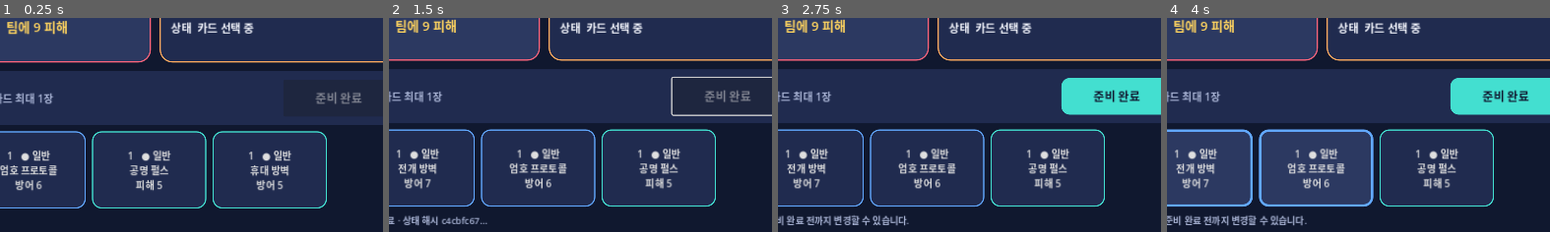
Above: before the commit, frames 1-4 (left to right).
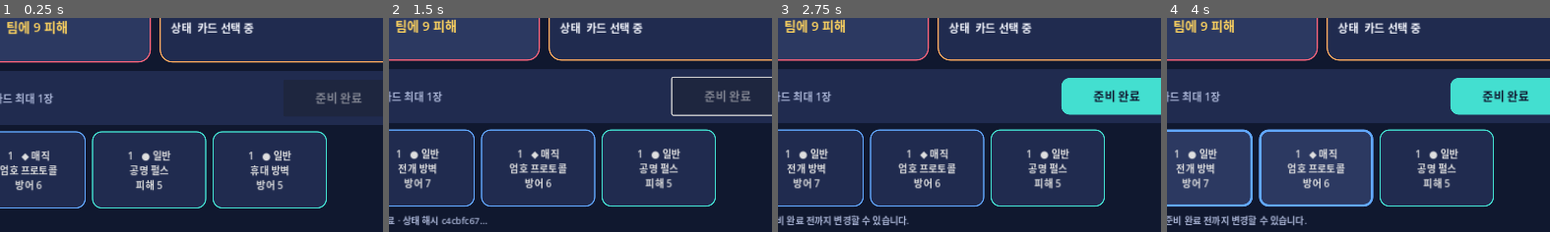
Above: after the commit, the same moments.

Repository: wjdals988/starlinkduo
Game: Godot game, scene res://src/ui/main.tscn
Two runs of this game, one before a commit and one after it. Both use one fixed random seed, a clock stepped at 60 frames per second and the inputs below.
Inputs (mouse positions are % of the whole screen's width and height, from its top left):
- Up to frame 1 (0.25 s): no input
- Up to frame 2 (1.5 s): click "1 ● 일반 궤도 타격 피해 7" at 0.5 s; click "준비 완료" at 1.25 s
- Up to frame 3 (2.75 s): click "1 ● 일반 궤도 타격 피해 7" at 2 s
- Up to frame 4 (4 s): click "1 ● 일반 전개 방벽 방어 7" at 2.75 s; click (66, 85) at 3.5 s, where only the run before the commit has a clickable "1 ● 일반 엄호 프로토콜 방어 6"
The pictures show only the part of the screen within x 46-96%, y 50-100%; the shares and areas given below are measured in that part.

The runs differ from the first frame. In frame 1, 0.2% of the frame differs, in the area x 2-14%, y 61-67%; in frame 2, 0.2%; in frame 3, 0.2%; in frame 4, 0.2%.

Commit message:
feat: add deterministic run progression and economy

Diff:
--- a/src/content/demo_card_catalog.gd
+++ b/src/content/demo_card_catalog.gd
@@ -5,13 +5,13 @@
 	var cards: Dictionary = {}
 	_add(cards, &"guardian_strike", "궤도 타격", 1, 55, CardData.Scope.GUARDIAN, CardData.Target.ENEMY, [{"type": "damage", "amount": 7}], ["공격"])
 	_add(cards, &"guardian_guard", "전개 방벽", 1, 35, CardData.Scope.GUARDIAN, CardData.Target.SELF, [{"type": "block", "amount": 7}], ["방어"])
-	_add(cards, &"guardian_cover", "엄호 프로토콜", 1, 25, CardData.Scope.GUARDIAN, CardData.Target.ALLY, [{"type": "block", "amount": 6}], ["방어", "지원"])
+	_add(cards, &"guardian_cover", "엄호 프로토콜", 1, 25, CardData.Scope.GUARDIAN, CardData.Target.ALLY, [{"type": "block", "amount": 6}], ["방어", "지원"], CardData.Rarity.MAGIC)
 	_add(cards, &"engineer_bolt", "플라즈마 볼트", 1, 50, CardData.Scope.ENGINEER, CardData.Target.ENEMY, [{"type": "damage", "amount": 6}], ["공격"])
 	_add(cards, &"engineer_charge", "비상 충전", 0, 15, CardData.Scope.ENGINEER, CardData.Target.SELF, [{"type": "energy", "amount": 1}], ["기술"])
-	_add(cards, &"engineer_patch", "나노 패치", 1, 20, CardData.Scope.ENGINEER, CardData.Target.TEAM, [{"type": "heal", "amount": 4}], ["회복", "지원"])
+	_add(cards, &"engineer_patch", "나노 패치", 1, 20, CardData.Scope.ENGINEER, CardData.Target.TEAM, [{"type": "heal", "amount": 4}], ["회복", "지원"], CardData.Rarity.RARE)
 	_add(cards, &"neutral_pulse", "공명 펄스", 1, 45, CardData.Scope.NEUTRAL, CardData.Target.ENEMY, [{"type": "damage", "amount": 5}], ["공용", "공격"])
 	_add(cards, &"neutral_barrier", "휴대 방벽", 1, 30, CardData.Scope.NEUTRAL, CardData.Target.SELF, [{"type": "block", "amount": 5}], ["공용", "방어"])
-	_add(cards, &"neutral_link", "동기화 링크", 1, 10, CardData.Scope.NEUTRAL, CardData.Target.ALLY, [{"type": "energy", "amount": 1}, {"type": "block", "amount": 3}], ["공용", "지원"])
+	_add(cards, &"neutral_link", "동기화 링크", 1, 10, CardData.Scope.NEUTRAL, CardData.Target.ALLY, [{"type": "energy", "amount": 1}, {"type": "block", "amount": 3}], ["공용", "지원"], CardData.Rarity.MAGIC)
 	return cards
 
 static func _add(
@@ -23,7 +23,8 @@
 	scope: CardData.Scope,
 	target: CardData.Target,
 	effects: Array[Dictionary],
-	tags: Array[String]
+	tags: Array[String],
+	rarity: CardData.Rarity = CardData.Rarity.COMMON
 ) -> void:
 	var card := CardData.new()
 	card.id = id
@@ -32,6 +33,7 @@
 	card.speed = speed
 	card.owner_scope = scope
 	card.target = target
+	card.rarity = rarity
 	card.effects = effects
 	card.tags = PackedStringArray(tags)
 	cards[id] = card
--- /dev/null
+++ b/src/core/seeded_rng.gd
@@ -0,0 +1,36 @@
+class_name SeededRng
+extends RefCounted
+
+const MODULUS := 2_147_483_647
+const MULTIPLIER := 48_271
+
+var state: int
+
+func _init(seed_value: int = 1) -> void:
+	state = absi(seed_value) % MODULUS
+	if state == 0:
+		state = 1
+
+func next_int() -> int:
+	state = (state * MULTIPLIER) % MODULUS
+	return state
+
+func range_int(minimum: int, maximum_exclusive: int) -> int:
+	assert(maximum_exclusive > minimum)
+	return minimum + next_int() % (maximum_exclusive - minimum)
+
+func chance(percent: int) -> bool:
+	return range_int(0, 100) < percent
+
+func pick(values: Array) -> Variant:
+	assert(not values.is_empty())
+	return values[range_int(0, values.size())]
+
+func shuffled(values: Array) -> Array:
+	var result := values.duplicate()
+	for index in range(result.size() - 1, 0, -1):
+		var target := range_int(0, index + 1)
+		var temporary: Variant = result[index]
+		result[index] = result[target]
+		result[target] = temporary
+	return result
--- a/src/core/state_hasher.gd
+++ b/src/core/state_hasher.gd
@@ -19,4 +19,6 @@
 		for item in value:
 			result.append(_canonicalize(item))
 		return result
+	if value is float and is_equal_approx(value, roundf(value)):
+		return int(value)
 	return value
--- /dev/null
+++ b/src/run/map_generator.gd
@@ -0,0 +1,61 @@
+class_name MapGenerator
+extends RefCounted
+
+const TRAVERSAL_STEPS := 8
+const COMMON_STEPS := [2, 5]
+const PERSONAL_TYPES := ["combat", "combat", "event", "shop", "rest", "elite"]
+
+func generate_run(seed: int) -> Dictionary:
+	var stages: Array[Dictionary] = []
+	for stage_number in range(1, 4):
+		stages.append(generate_stage(seed, stage_number))
+	return {"seed": seed, "stages": stages}
+
+func generate_stage(seed: int, stage_number: int) -> Dictionary:
+	var rng := SeededRng.new(seed + stage_number * 104_729)
+	var steps: Array[Dictionary] = []
+	var guarantees := {
+		0: ["shop", "rest", "elite", "key_challenge"],
+		1: ["shop", "rest", "elite", "key_challenge"],
+	}
+	for step_index in TRAVERSAL_STEPS:
+		if step_index in COMMON_STEPS:
+			steps.append({
+				"index": step_index,
+				"kind": "common",
+				"options": [{"id": _node_id(stage_number, step_index, -1, 0), "type": "combat"}],
+			})
+			continue
+		var lanes: Array[Dictionary] = []
+		for slot in 2:
+			var options: Array[Dictionary] = []
+			for option_index in 2:
+				var node_type: String = rng.pick(PERSONAL_TYPES)
+				options.append({
+					"id": _node_id(stage_number, step_index, slot, option_index),
+					"type": node_type,
+				})
+			lanes.append({"slot": slot, "options": options})
+		steps.append({"index": step_index, "kind": "parallel", "lanes": lanes})
+	_apply_guarantees(steps, guarantees, rng)
+	return {
+		"stage": stage_number,
+		"steps": steps,
+		"boss": {"id": "s%d-boss" % stage_number, "type": "boss"},
+	}
+
+func _apply_guarantees(steps: Array[Dictionary], guarantees: Dictionary, rng: SeededRng) -> void:
+	var parallel_indices: Array[int] = []
+	for index in steps.size():
+		if steps[index].kind == "parallel":
+			parallel_indices.append(index)
+	for slot in 2:
+		var targets := rng.shuffled(parallel_indices)
+		var types: Array = guarantees[slot]
+		for guarantee_index in types.size():
+			var step_index: int = targets[guarantee_index]
+			var option_index := guarantee_index % 2
+			steps[step_index].lanes[slot].options[option_index].type = types[guarantee_index]
+
+func _node_id(stage_number: int, step_index: int, slot: int, option_index: int) -> String:
+	return "s%d-r%d-p%d-o%d" % [stage_number, step_index, slot, option_index]
--- /dev/null
+++ b/src/run/reward_generator.gd
@@ -0,0 +1,74 @@
+class_name RewardGenerator
+extends RefCounted
+
+const RARITY_WEIGHTS := {
+	"combat": [70, 25, 5, 0],
+	"elite": [25, 45, 27, 3],
+	"boss": [0, 15, 70, 15],
+}
+
+var catalog: Dictionary
+
+func _init(card_catalog: Dictionary) -> void:
+	catalog = card_catalog
+
+func card_reward(seed: int, character_scope: CardData.Scope, encounter_type: String) -> Array[StringName]:
+	var rng := SeededRng.new(seed)
+	var reward: Array[StringName] = []
+	var desired_scopes := [character_scope, character_scope, CardData.Scope.NEUTRAL]
+	for scope in desired_scopes:
+		var rarity := _roll_rarity(rng, encounter_type)
+		var candidates := _cards_for(scope, rarity)
+		if candidates.is_empty():
+			candidates = _cards_for(scope, -1)
+		if candidates.is_empty():
+			candidates = catalog.keys()
+		var choice: StringName = rng.pick(candidates)
+		reward.append(choice)
+	return reward
+
+func shop_inventory(seed: int, character_scope: CardData.Scope) -> Dictionary:
+	var rng := SeededRng.new(seed)
+	var cards: Array[Dictionary] = []
+	for index in 3:
+		var card_id := _pick_any(rng, character_scope)
+		cards.append(_shop_entry(card_id))
+	for index in 2:
+		var card_id := _pick_any(rng, CardData.Scope.NEUTRAL)
+		cards.append(_shop_entry(card_id, 1.1))
+	return {
+		"cards": cards,
+		"relics": ["relay_core", "repair_nanites"],
+		"consumables": ["shield_cell", "energy_gel"],
+		"remove_card_cost": 75,
+	}
+
+func _pick_any(rng: SeededRng, scope: CardData.Scope) -> StringName:
+	var candidates := _cards_for(scope, -1)
+	if candidates.is_empty():
+		candidates = catalog.keys()
+	return rng.pick(candidates)
+
+func _shop_entry(card_id: StringName, multiplier: float = 1.0) -> Dictionary:
+	var card: CardData = catalog[card_id]
+	var base_prices := [50, 75, 110, 180]
+	return {"card_id": String(card_id), "price": roundi(base_prices[card.rarity] * multiplier)}
+
+func _cards_for(scope: int, rarity: int) -> Array[StringName]:
+	var result: Array[StringName] = []
+	for card_id in catalog:
+		var card: CardData = catalog[card_id]
+		if card.owner_scope == scope and (rarity < 0 or card.rarity == rarity):
+			result.append(card_id)
+	result.sort()
+	return result
+
+func _roll_rarity(rng: SeededRng, encounter_type: String) -> int:
+	var weights: Array = RARITY_WEIGHTS.get(encounter_type, RARITY_WEIGHTS.combat)
+	var roll := rng.range_int(0, 100)
+	var cumulative := 0
+	for rarity in weights.size():
+		cumulative += weights[rarity]
+		if roll < cumulative:
+			return rarity
+	return CardData.Rarity.COMMON
--- /dev/null
+++ b/src/run/run_coordinator.gd
@@ -0,0 +1,81 @@
+class_name RunCoordinator
+extends RefCounted
+
+signal run_changed(snapshot: Dictionary)
+
+var catalog: Dictionary
+var reward_generator: RewardGenerator
+var save_store: RunSaveStore
+var run: RunState
+
+func _init(card_catalog: Dictionary, store: RunSaveStore = null) -> void:
+	catalog = card_catalog
+	reward_generator = RewardGenerator.new(catalog)
+	save_store = store if store != null else RunSaveStore.new()
+
+func start_new(seed: int) -> RunState:
+	run = RunState.new(seed)
+	run.map = MapGenerator.new().generate_run(seed)
+	run.decks[0] = ["guardian_strike", "guardian_guard", "guardian_cover", "neutral_pulse"]
+	run.decks[1] = ["engineer_bolt", "engineer_charge", "engineer_patch", "neutral_barrier"]
+	checkpoint("new_run")
+	return run
+
+func resume_or_start(seed: int) -> RunState:
+	run = save_store.load_active()
+	return run if run != null else start_new(seed)
+
+func current_card_reward(player_slot: int, encounter_type: String = "combat") -> Array[StringName]:
+	return reward_generator.card_reward(_content_seed(player_slot, 17), _scope_for_slot(player_slot), encounter_type)
+
+func current_shop(player_slot: int) -> Dictionary:
+	return reward_generator.shop_inventory(_content_seed(player_slot, 31), _scope_for_slot(player_slot))
+
+func claim_card(player_slot: int, card_id: StringName) -> bool:
+	if not _valid_slot(player_slot) or not catalog.has(card_id):
+		return false
+	var card: CardData = catalog[card_id]
+	if card.owner_scope != _scope_for_slot(player_slot) and card.owner_scope != CardData.Scope.NEUTRAL:
+		return false
+	run.decks[player_slot].append(String(card_id))
+	checkpoint("card_reward")
+	return true
+
+func buy_card(player_slot: int, entry: Dictionary) -> bool:
+	if not _valid_slot(player_slot) or not entry.has("card_id") or not entry.has("price"):
+		return false
+	var card_id := StringName(entry.card_id)
+	var price := int(entry.price)
+	if price < 0 or run.gold[player_slot] < price or not catalog.has(card_id):
+		return false
+	var card: CardData = catalog[card_id]
+	if card.owner_scope != _scope_for_slot(player_slot) and card.owner_scope != CardData.Scope.NEUTRAL:
+		return false
+	run.gold[player_slot] -= price
+	run.decks[player_slot].append(String(card_id))
+	checkpoint("shop_purchase")
+	return true
+
+func advance_step() -> void:
+	run.step += 1
+	if run.step > MapGenerator.TRAVERSAL_STEPS:
+		run.unlock_key(run.stage)
+		run.stage = mini(run.stage + 1, 3)
+		run.step = 0
+	checkpoint("step_complete")
+
+func checkpoint(reason: String) -> Error:
+	run.checkpoint_reason = reason
+	var result := save_store.save(run, reason)
+	if result == OK:
+		run_changed.emit(run.to_snapshot())
+	return result
+
+func _content_seed(player_slot: int, salt: int) -> int:
+	return run.seed + run.stage * 100_003 + run.step * 1_009 + player_slot * 97 + salt
+
+func _scope_for_slot(player_slot: int) -> CardData.Scope:
+	return CardData.Scope.GUARDIAN if player_slot == 0 else CardData.Scope.ENGINEER
+
+func _valid_slot(player_slot: int) -> bool:
+	return run != null and player_slot >= 0 and player_slot < 2
--- /dev/null
+++ b/src/run/run_save_store.gd
@@ -0,0 +1,35 @@
+class_name RunSaveStore
+extends RefCounted
+
+const SAVE_PATH := "user://active_run.json"
+
+var save_path: String
+
+func _init(path: String = SAVE_PATH) -> void:
+	save_path = path
+
+func save(run: RunState, reason: String) -> Error:
+	run.checkpoint_reason = reason
+	var file := FileAccess.open(save_path, FileAccess.WRITE)
+	if file == null:
+		return FileAccess.get_open_error()
+	file.store_string(JSON.stringify(run.to_snapshot()))
+	file.close()
+	return OK
+
+func load_active() -> RunState:
+	if not FileAccess.file_exists(save_path):
+		return null
+	var file := FileAccess.open(save_path, FileAccess.READ)
+	if file == null:
+		return null
+	var parsed: Variant = JSON.parse_string(file.get_as_text())
+	file.close()
+	if not parsed is Dictionary:
+		return null
+	return RunState.from_snapshot(parsed)
+
+func clear() -> Error:
+	if not FileAccess.file_exists(save_path):
+		return OK
+	return DirAccess.remove_absolute(ProjectSettings.globalize_path(save_path))
--- /dev/null
+++ b/src/run/run_state.gd
@@ -0,0 +1,78 @@
+class_name RunState
+extends RefCounted
+
+var run_id: String
+var seed: int
+var stage: int = 1
+var step: int = 0
+var team_health: int = 70
+var team_max_health: int = 70
+var keys: Array[bool] = [false, false, false]
+var gold: Array[int] = [100, 100]
+var characters: Array[StringName] = [&"guardian", &"engineer"]
+var decks: Array[Array] = [[], []]
+var relics: Array[Array] = [[], []]
+var consumables: Array[Array] = [[], []]
+var map: Dictionary = {}
+var checkpoint_reason := "new_run"
+
+func _init(seed_value: int = 1) -> void:
+	seed = seed_value
+	run_id = "%08x-%08x" % [seed & 0xffffffff, (seed * 48_271) & 0xffffffff]
+
+func unlock_key(stage_number: int) -> void:
+	if stage_number >= 1 and stage_number <= 3:
+		keys[stage_number - 1] = true
+
+func can_enter_true_boss() -> bool:
+	return keys.all(func(value: bool) -> bool: return value)
+
+func to_snapshot() -> Dictionary:
+	return {
+		"run_id": run_id,
+		"seed": seed,
+		"stage": stage,
+		"step": step,
+		"team_health": team_health,
+		"team_max_health": team_max_health,
+		"keys": keys.duplicate(),
+		"gold": gold.duplicate(),
+		"characters": [String(characters[0]), String(characters[1])],
+		"decks": decks.duplicate(true),
+		"relics": relics.duplicate(true),
+		"consumables": consumables.duplicate(true),
+		"map": map.duplicate(true),
+		"checkpoint_reason": checkpoint_reason,
+	}
+
+static func from_snapshot(snapshot: Dictionary) -> RunState:
+	var result := RunState.new(int(snapshot.seed))
+	result.run_id = snapshot.run_id
+	result.stage = int(snapshot.stage)
+	result.step = int(snapshot.step)
+	result.team_health = int(snapshot.team_health)
+	result.team_max_health = int(snapshot.team_max_health)
+	result.keys.assign(snapshot.keys)
+	result.gold.assign([int(snapshot.gold[0]), int(snapshot.gold[1])])
+	result.characters.assign([StringName(snapshot.characters[0]), StringName(snapshot.characters[1])])
+	result.decks.assign(snapshot.decks)
+	result.relics.assign(snapshot.relics)
+	result.consumables.assign(snapshot.consumables)
+	result.map = _normalize_json_numbers(snapshot.map)
+	result.checkpoint_reason = snapshot.checkpoint_reason
+	return result
+
+static func _normalize_json_numbers(value: Variant) -> Variant:
+	if value is Dictionary:
+		var normalized_dictionary: Dictionary = {}
+		for key in value:
+			normalized_dictionary[key] = _normalize_json_numbers(value[key])
+		return normalized_dictionary
+	if value is Array:
+		var normalized_array: Array = []
+		for item in value:
+			normalized_array.append(_normalize_json_numbers(item))
+		return normalized_array
+	if value is float and is_equal_approx(value, roundf(value)):
+		return int(value)
+	return value
--- a/tests/run_all.gd
+++ b/tests/run_all.gd
@@ -8,8 +8,12 @@
 	_test_support_limit()
 	_test_deterministic_hash()
 	_test_loopback_transport()
+	_test_run_map_generation()
+	_test_reward_and_shop_generation()
+	_test_run_save_round_trip()
+	_test_run_coordinator_economy()
 	if failures.is_empty():
-		print("PASS: 5 core and transport tests")
+		print("PASS: 9 core, run, save, economy, and transport tests")
 		quit(0)
 	else:
 		for failure in failures:
@@ -66,6 +70,91 @@
 	guest.poll()
 	_expect(received == ["{\"type\":\"ready\"}"], "loopback delivers the exact payload")
 
+func _test_run_map_generation() -> void:
+	var generator := MapGenerator.new()
+	var first := generator.generate_run(20260902)
+	var second := generator.generate_run(20260902)
+	_expect(first == second, "run map generation is deterministic")
+	_expect(first.stages.size() == 3, "run contains three stages")
+	for stage in first.stages:
+		_expect(stage.steps.size() == MapGenerator.TRAVERSAL_STEPS, "stage contains eight traversal steps")
+		_expect(stage.boss.type == "boss", "stage ends with a boss")
+		for slot in 2:
+			var found: Dictionary = {"shop": false, "rest": false, "elite": false, "key_challenge": false}
+			for step in stage.steps:
+				if step.kind != "parallel":
+					continue
+				for option in step.lanes[slot].options:
+					if found.has(option.type):
+						found[option.type] = true
+			_expect(found.values().all(func(value: bool) -> bool: return value), "each lane guarantees shop, rest, elite, and key")
+	var run := RunState.new(20260902)
+	run.unlock_key(1)
+	run.unlock_key(2)
+	_expect(not run.can_enter_true_boss(), "two keys do not unlock the true boss")
+	run.unlock_key(3)
+	_expect(run.can_enter_true_boss(), "three stage keys unlock the true boss")
+	var invalid_seed_count := 0
+	for seed in 10_000:
+		var generated := generator.generate_run(seed + 1)
+		for stage in generated.stages:
+			for slot in 2:
+				var required := {"shop": false, "rest": false, "elite": false, "key_challenge": false}
+				for step in stage.steps:
+					if step.kind == "parallel":
+						for option in step.lanes[slot].options:
+							if required.has(option.type):
+								required[option.type] = true
+				if not required.values().all(func(value: bool) -> bool: return value):
+					invalid_seed_count += 1
+	_expect(invalid_seed_count == 0, "10,000 map seeds preserve every lane guarantee")
+
+func _test_reward_and_shop_generation() -> void:
+	var catalog := DemoCardCatalog.build()
+	var generator := RewardGenerator.new(catalog)
+	var reward := generator.card_reward(90210, CardData.Scope.GUARDIAN, "combat")
+	_expect(reward.size() == 3, "card reward contains three choices")
+	_expect(catalog[reward[0]].owner_scope == CardData.Scope.GUARDIAN, "first reward matches character scope")
+	_expect(catalog[reward[1]].owner_scope == CardData.Scope.GUARDIAN, "second reward matches character scope")
+	_expect(catalog[reward[2]].owner_scope == CardData.Scope.NEUTRAL, "third reward is a neutral card")
+	var shop := generator.shop_inventory(777, CardData.Scope.GUARDIAN)
+	_expect(shop.cards.size() == 5, "shop contains five cards")
+	_expect(shop.relics.size() == 2 and shop.consumables.size() == 2, "shop contains relics and consumables")
+
+func _test_run_save_round_trip() -> void:
+	var store := RunSaveStore.new()
+	store.clear()
+	var original := RunState.new(314159)
+	original.map = MapGenerator.new().generate_run(original.seed)
+	original.stage = 2
+	original.step = 4
+	original.gold[0] = 143
+	_expect(store.save(original, "test_checkpoint") == OK, "run checkpoint saves")
+	var restored := store.load_active()
+	_expect(restored != null, "saved run loads")
+	if restored != null:
+		_expect(restored.to_snapshot() == original.to_snapshot(), "run save round trip preserves state")
+	store.clear()
+
+func _test_run_coordinator_economy() -> void:
+	var store := RunSaveStore.new("user://coordinator_test.json")
+	store.clear()
+	var coordinator := RunCoordinator.new(DemoCardCatalog.build(), store)
+	var run := coordinator.start_new(4242)
+	var reward := coordinator.current_card_reward(0)
+	var previous_deck_size: int = run.decks[0].size()
+	_expect(coordinator.claim_card(0, reward[2]), "neutral reward can be claimed")
+	_expect(run.decks[0].size() == previous_deck_size + 1, "claimed reward joins the player deck")
+	var shop := coordinator.current_shop(0)
+	var affordable: Dictionary = shop.cards[0]
+	run.gold[0] = int(affordable.price)
+	_expect(coordinator.buy_card(0, affordable), "affordable shop card can be purchased")
+	_expect(run.gold[0] == 0, "shop purchase deducts exact gold")
+	_expect(not coordinator.buy_card(0, affordable), "shop rejects purchase without enough gold")
+	var restored := store.load_active()
+	_expect(restored != null and restored.decks[0] == run.decks[0], "economy mutations persist at checkpoints")
+	store.clear()
+
 func _expect(condition: bool, label: String) -> void:
 	if not condition:
 		failures.append("FAIL: %s" % label)
Not shown, added: src/core/seeded_rng.gd.uid
Not shown, added: src/run/map_generator.gd.uid
Not shown, added: src/run/reward_generator.gd.uid
Not shown, added: src/run/run_coordinator.gd.uid
Not shown, added: src/run/run_save_store.gd.uid
Not shown, added: src/run/run_state.gd.uid
Not shown, changed: CHANGELOG.md
